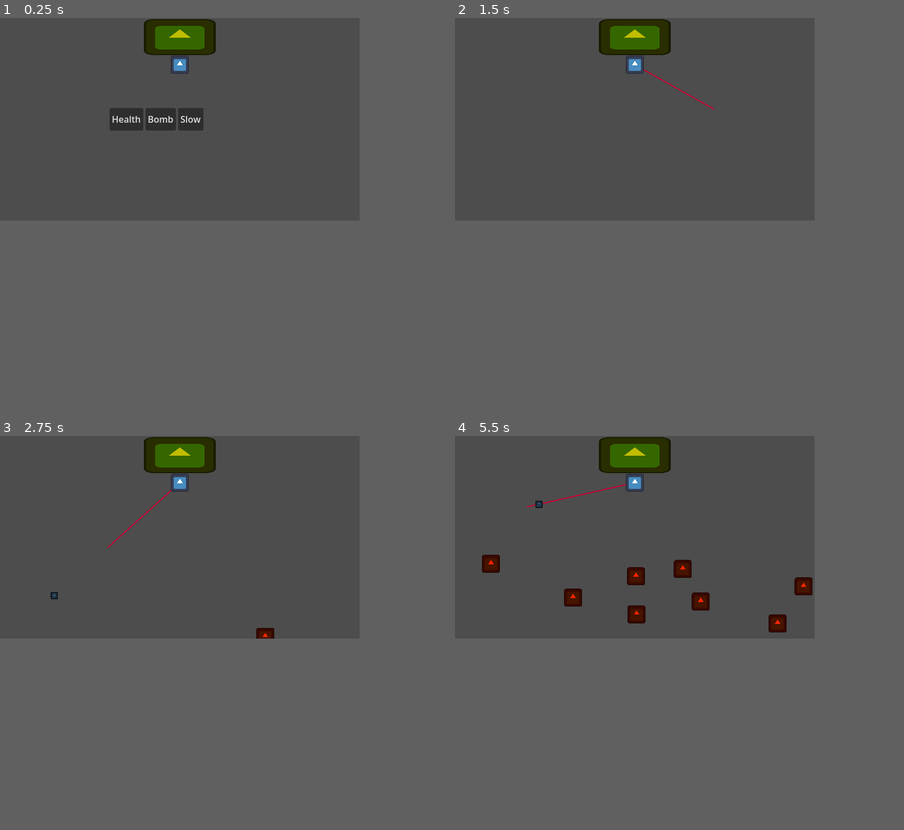
Above: before the commit, frames 1-4 (two rows, left to right).
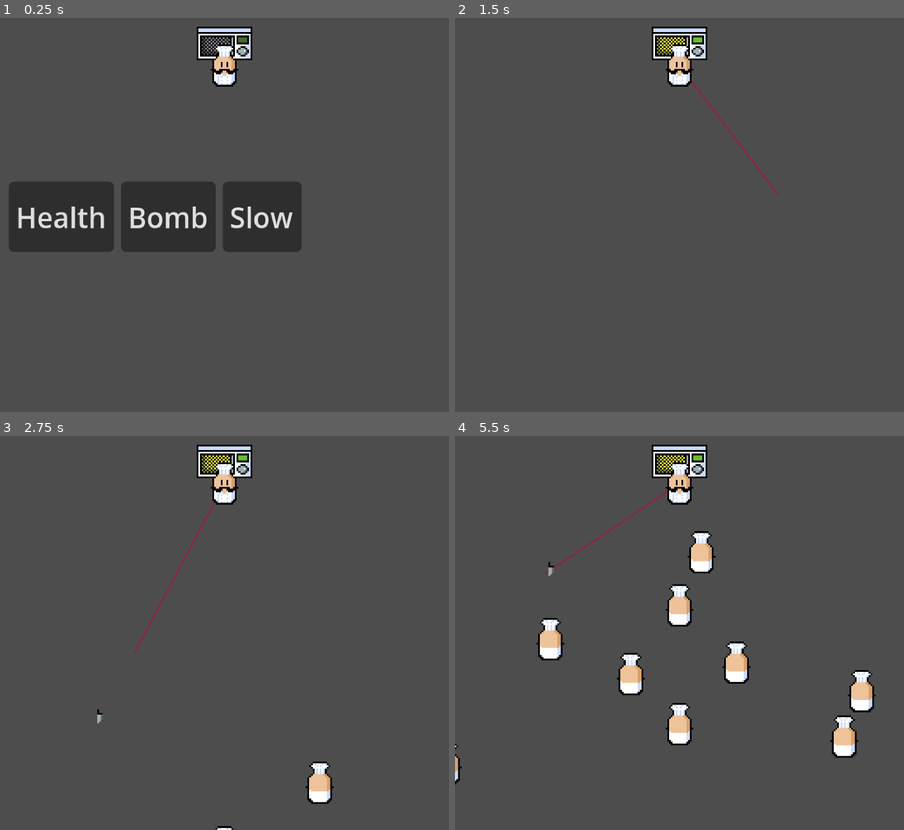
Above: after the commit, the same moments.

Repository: 1nderr/chef-mikes-final-stand
Game: Godot game, scene res://src/core/main.tscn
Two runs of this game, one before a commit and one after it. Both use one fixed random seed, a clock stepped at 60 frames per second and the inputs below. The engine's default icon, where the game draws it, is replaced by a stand-in: a white triangle on a blue panel in a dark square.
Inputs (mouse positions are in pixels of both pictures, inside the frame that each line leads up to):
- Up to frame 1 (0.25 s): no input
- Up to frame 2 (1.5 s): click "Health" at 0.5 s; tap Enter at 1.25 s; move the mouse to (715, 108) at 1.27 s; hold Right mouse button (bomb) from 1.28 s (still down)
- Up to frame 3 (2.75 s): tap Space at 2 s; move the mouse to (107, 546) at 2.02 s; release Right mouse button (bomb) at 2.03 s; click (107, 546) at 2.1 s
- Up to frame 4 (5.5 s): move the mouse to (670, 491) at 2.77 s; hold Right mouse button (bomb) 2.78-3.53 s; move the mouse to (616, 577) at 3.52 s; click (616, 577) at 3.6 s; move the mouse to (742, 566) at 4.27 s; hold Right mouse button (bomb) 4.28-5.03 s; move the mouse to (526, 506) at 5.02 s; click (526, 506) at 5.1 s
The window is 640x360 before the commit and 799x700 after it. Grey fills any space a smaller window leaves; there, only what the larger window draws over its background counts as a difference.

The runs differ from the first frame. In frame 1, 14% of the frame differs, in the area x 2-68%, y 0-60%; in frame 2, 2.8%; in frame 3, 3.6%; in frame 4, 8.6%.

Commit message:
make some assets

Diff:
--- a/project.godot
+++ b/project.godot
@@ -24,8 +24,8 @@
 
 [display]
 
-window/size/viewport_width=640
-window/size/viewport_height=360
+window/size/viewport_width=256
+window/size/viewport_height=224
 window/stretch/mode="canvas_items"
 window/stretch/aspect="expand"
 
--- a/src/core/main.tscn
+++ b/src/core/main.tscn
@@ -13,35 +13,39 @@
 process_mode = 1
 
 [node name="Player" parent="EntitiesRoot" unique_id=1572185499 instance=ExtResource("1_avv2o")]
-position = Vector2(0, -97)
+position = Vector2(0, -85)
 
 [node name="Microwave" parent="EntitiesRoot" unique_id=679489552 instance=ExtResource("2_x62ka")]
-position = Vector2(0, -146)
+position = Vector2(0, -100)
 
 [node name="Spawners" type="Node2D" parent="." unique_id=179981587]
 
 [node name="EnemySpawner" parent="Spawners" unique_id=737043293 instance=ExtResource("4_x62ka")]
-position = Vector2(-364, 108)
+position = Vector2(-153, 99)
 
 [node name="EnemySpawner3" parent="Spawners" unique_id=1104723305 instance=ExtResource("4_x62ka")]
-position = Vector2(365, 127)
+position = Vector2(154, 90)
 
 [node name="EnemySpawner4" parent="Spawners" unique_id=115077522 instance=ExtResource("4_x62ka")]
-position = Vector2(313, 211)
+position = Vector2(139, 128)
 
 [node name="EnemySpawner5" parent="Spawners" unique_id=933139979 instance=ExtResource("4_x62ka")]
-position = Vector2(174, 216)
+position = Vector2(68, 128)
 
 [node name="EnemySpawner6" parent="Spawners" unique_id=2043926692 instance=ExtResource("4_x62ka")]
-position = Vector2(4, 211)
+position = Vector2(0, 126)
 
 [node name="EnemySpawner7" parent="Spawners" unique_id=1350587417 instance=ExtResource("4_x62ka")]
-position = Vector2(-164, 208)
+position = Vector2(-56, 134)
 
 [node name="EnemySpawner8" parent="Spawners" unique_id=1550754081 instance=ExtResource("4_x62ka")]
-position = Vector2(-331, 196)
+position = Vector2(-119, 130)
 
 [node name="MicrowaveScreen" type="CanvasLayer" parent="." unique_id=475046930]
 process_mode = 2
 
 [node name="MicrowavePanel" parent="MicrowaveScreen" unique_id=1287453966 instance=ExtResource("3_ivtyw")]
+offset_left = 2.0
+offset_top = 1.0
+offset_right = 2.0
+offset_bottom = 1.0
--- a/src/entities/enemy/enemy.tscn
+++ b/src/entities/enemy/enemy.tscn
@@ -1,18 +1,22 @@
 [gd_scene format=3 uid="uid://c3aqbvkprra7g"]
 
-[ext_resource type="Texture2D" uid="uid://doylh1ggiaxri" path="res://icon.svg" id="1_toqcl"]
 [ext_resource type="Script" uid="uid://bqic8sqg4gmla" path="res://src/entities/enemy/enemy.gd" id="1_vg1v2"]
+[ext_resource type="Texture2D" uid="uid://tvswelausylq" path="res://assets/chef.png" id="2_yu70o"]
 [ext_resource type="Script" uid="uid://k8yocm51qn8r" path="res://src/components/hurtbox_component.gd" id="3_w1tau"]
 [ext_resource type="Script" uid="uid://cpcfjc7p1nry1" path="res://src/components/hitbox_component.gd" id="3_yu70o"]
 [ext_resource type="Script" uid="uid://cdml4ejpp07ir" path="res://src/components/health_component.gd" id="4_yu70o"]
 
 [sub_resource type="RectangleShape2D" id="RectangleShape2D_sn2t0"]
 
+[sub_resource type="AtlasTexture" id="AtlasTexture_y6j3k"]
+atlas = ExtResource("2_yu70o")
+region = Rect2(16, 0, 16, 24)
+
 [sub_resource type="SpriteFrames" id="SpriteFrames_sn2t0"]
 animations = [{
 "frames": [{
 "duration": 1.0,
-"texture": ExtResource("1_toqcl")
+"texture": SubResource("AtlasTexture_y6j3k")
 }],
 "loop": 0,
 "name": &"default",
@@ -20,13 +24,12 @@
 }]
 
 [sub_resource type="RectangleShape2D" id="RectangleShape2D_8n0i7"]
-size = Vector2(28, 30)
+size = Vector2(13, 17)
 
 [sub_resource type="RectangleShape2D" id="RectangleShape2D_215gw"]
-size = Vector2(28, 30)
+size = Vector2(13, 24)
 
 [node name="Enemy" type="CharacterBody2D" unique_id=727386105]
-modulate = Color(1, 0.14509805, 0, 1)
 script = ExtResource("1_vg1v2")
 
 [node name="CollisionShape2D" type="CollisionShape2D" parent="." unique_id=1274518723]
@@ -34,7 +37,6 @@
 disabled = true
 
 [node name="AnimatedSprite2D" type="AnimatedSprite2D" parent="." unique_id=263323871]
-scale = Vector2(0.25, 0.25)
 sprite_frames = SubResource("SpriteFrames_sn2t0")
 autoplay = "default"
 
@@ -44,6 +46,7 @@
 script = ExtResource("3_yu70o")
 
 [node name="CollisionShape2D" type="CollisionShape2D" parent="Hitbox" unique_id=393809733]
+position = Vector2(0.5, 3.5)
 shape = SubResource("RectangleShape2D_8n0i7")
 debug_color = Color(0.9947894, 0, 0.22385535, 0.41960785)
 
@@ -53,6 +56,7 @@
 script = ExtResource("3_w1tau")
 
 [node name="CollisionShape2D" type="CollisionShape2D" parent="Hurtbox" unique_id=1407879727]
+position = Vector2(0.5, 0)
 shape = SubResource("RectangleShape2D_215gw")
 debug_color = Color(0, 0.64757454, 0.200324, 0.41960785)
 
--- a/src/entities/microwave/microwave.gd
+++ b/src/entities/microwave/microwave.gd
@@ -3,21 +3,25 @@
 
 enum Item { HEALTH, BOMB, SLOW }
 
+@onready var sprite: AnimatedSprite2D = $AnimatedSprite2D
 @onready var timer: Timer = $Timer
 
 var _item: Item
 
 
 func _ready() -> void:
+	sprite.play("off")
 	timer.timeout.connect(_on_timer_timeout)
 	SignalBus.microwave_start.connect(_on_microwave_start)
 
 
 func _on_microwave_start(item: Item, wait_time: float) -> void:
+	sprite.play("on")
 	_item = item
 	timer.wait_time = wait_time
 	timer.start()
 
 
 func _on_timer_timeout() -> void:
+	sprite.play("off")
 	SignalBus.microwave_done.emit(_item)
--- a/src/entities/microwave/microwave.tscn
+++ b/src/entities/microwave/microwave.tscn
@@ -1,16 +1,32 @@
 [gd_scene format=3 uid="uid://bbjyd6vwadc07"]
 
 [ext_resource type="Script" uid="uid://gq5mvkfr8dag" path="res://src/entities/microwave/microwave.gd" id="1_26k0w"]
-[ext_resource type="Texture2D" uid="uid://doylh1ggiaxri" path="res://icon.svg" id="1_qm4rb"]
+[ext_resource type="Texture2D" uid="uid://jqhloiy1iq61" path="res://assets/microwave.png" id="2_h2un8"]
+
+[sub_resource type="AtlasTexture" id="AtlasTexture_h2un8"]
+atlas = ExtResource("2_h2un8")
+region = Rect2(0, 0, 32, 24)
+
+[sub_resource type="AtlasTexture" id="AtlasTexture_38xgv"]
+atlas = ExtResource("2_h2un8")
+region = Rect2(32, 0, 32, 24)
 
 [sub_resource type="SpriteFrames" id="SpriteFrames_sn2t0"]
 animations = [{
 "frames": [{
 "duration": 1.0,
-"texture": ExtResource("1_qm4rb")
+"texture": SubResource("AtlasTexture_h2un8")
 }],
 "loop": 0,
-"name": &"default",
+"name": &"off",
+"speed": 5.0
+}, {
+"frames": [{
+"duration": 1.0,
+"texture": SubResource("AtlasTexture_38xgv")
+}],
+"loop": 0,
+"name": &"on",
 "speed": 5.0
 }]
 
@@ -18,10 +34,9 @@
 script = ExtResource("1_26k0w")
 
 [node name="AnimatedSprite2D" type="AnimatedSprite2D" parent="." unique_id=2095432198]
-modulate = Color(0.7529412, 0.7372549, 0, 1)
-scale = Vector2(1, 0.5)
 sprite_frames = SubResource("SpriteFrames_sn2t0")
-autoplay = "default"
+animation = &"on"
+autoplay = "off"
 
 [node name="Timer" type="Timer" parent="." unique_id=1098042126]
 one_shot = true
--- a/src/entities/player/player.tscn
+++ b/src/entities/player/player.tscn
@@ -1,18 +1,22 @@
 [gd_scene format=3 uid="uid://dhlh0fe0111xw"]
 
-[ext_resource type="Texture2D" uid="uid://doylh1ggiaxri" path="res://icon.svg" id="1_4m8ck"]
 [ext_resource type="Script" uid="uid://cluuulpuqt5ht" path="res://src/entities/player/player.gd" id="1_muk8e"]
 [ext_resource type="PackedScene" uid="uid://cwwfm4t5qrv4v" path="res://src/entities/weapons/aim_line.tscn" id="1_vt6n5"]
 [ext_resource type="PackedScene" uid="uid://dxj77fhnyeg1t" path="res://src/entities/weapons/bullet.tscn" id="2_wrxq6"]
 [ext_resource type="PackedScene" uid="uid://d2dl27hml1ywm" path="res://src/entities/weapons/bomb.tscn" id="3_oih67"]
+[ext_resource type="Texture2D" uid="uid://tvswelausylq" path="res://assets/chef.png" id="4_oih67"]
 [ext_resource type="Script" uid="uid://k8yocm51qn8r" path="res://src/components/hurtbox_component.gd" id="5_0mfjg"]
 [ext_resource type="Script" uid="uid://cdml4ejpp07ir" path="res://src/components/health_component.gd" id="6_oih67"]
+
+[sub_resource type="AtlasTexture" id="AtlasTexture_eb65w"]
+atlas = ExtResource("4_oih67")
+region = Rect2(0, 0, 16, 24)
 
 [sub_resource type="SpriteFrames" id="SpriteFrames_sn2t0"]
 animations = [{
 "frames": [{
 "duration": 1.0,
-"texture": ExtResource("1_4m8ck")
+"texture": SubResource("AtlasTexture_eb65w")
 }],
 "loop": 0,
 "name": &"default",
@@ -20,7 +24,7 @@
 }]
 
 [sub_resource type="RectangleShape2D" id="RectangleShape2D_sn2t0"]
-size = Vector2(28, 28)
+size = Vector2(10, 12)
 
 [node name="Player" type="Node2D" unique_id=1572185499 groups=["player"]]
 z_index = 2
@@ -29,7 +33,6 @@
 bomb_scene = ExtResource("3_oih67")
 
 [node name="AnimatedSprite2D" type="AnimatedSprite2D" parent="." unique_id=497497303]
-scale = Vector2(0.25, 0.25)
 sprite_frames = SubResource("SpriteFrames_sn2t0")
 autoplay = "default"
 
@@ -41,11 +44,12 @@
 script = ExtResource("5_0mfjg")
 
 [node name="CollisionShape2D" type="CollisionShape2D" parent="Hurtbox" unique_id=2084262555]
+position = Vector2(0, 3)
 shape = SubResource("RectangleShape2D_sn2t0")
 debug_color = Color(0.114793606, 0.6490636, 0, 0.41960785)
 
 [node name="CooldownTimer" type="Timer" parent="." unique_id=443058346]
-wait_time = 0.1
+wait_time = 0.25
 one_shot = true
 
 [node name="HealthComponent" type="Node" parent="." unique_id=1277235068]
--- a/src/entities/weapons/aim_line.tscn
+++ b/src/entities/weapons/aim_line.tscn
@@ -4,8 +4,8 @@
 
 [node name="AimLine" type="Line2D" unique_id=381144997]
 z_index = -1
-width = 2.0
-default_color = Color(0.7860494, 0, 0.20763028, 1)
+width = 1.0
+default_color = Color(0.78431374, 0, 0.20784314, 0.47058824)
 script = ExtResource("1_j2ul4")
 
 [node name="RayCast2D" type="RayCast2D" parent="." unique_id=1807259462]
--- a/src/entities/weapons/bullet.tscn
+++ b/src/entities/weapons/bullet.tscn
@@ -1,24 +1,23 @@
 [gd_scene format=3 uid="uid://dxj77fhnyeg1t"]
 
-[ext_resource type="Script" uid="uid://d6wp6okwnrd8" path="res://src/entities/weapons/bullet.gd" id="1_y0kvl"]
-[ext_resource type="Texture2D" uid="uid://doylh1ggiaxri" path="res://icon.svg" id="2_ylysl"]
-[ext_resource type="Script" uid="uid://cpcfjc7p1nry1" path="res://src/components/hitbox_component.gd" id="3_ylysl"]
+[ext_resource type="Script" uid="uid://d6wp6okwnrd8" path="res://src/entities/weapons/bullet.gd" id="1_wu4d6"]
+[ext_resource type="Texture2D" uid="uid://cvsf8xbjycpgl" path="res://assets/knife.png" id="2_wu4d6"]
+[ext_resource type="Script" uid="uid://cpcfjc7p1nry1" path="res://src/components/hitbox_component.gd" id="3_v0ta4"]
 
 [sub_resource type="RectangleShape2D" id="RectangleShape2D_sn2t0"]
 size = Vector2(12, 12)
 
 [sub_resource type="RectangleShape2D" id="RectangleShape2D_215gw"]
-size = Vector2(12, 12)
+size = Vector2(5, 10)
 
 [node name="Bullet" type="AnimatableBody2D" unique_id=1575048941]
-modulate = Color(0.39232534, 0.39232537, 0.39232534, 1)
 z_index = 1
-script = ExtResource("1_y0kvl")
-speed = 500.0
+script = ExtResource("1_wu4d6")
+speed = 250.0
 
 [node name="Sprite2D" type="Sprite2D" parent="." unique_id=1505990148]
-scale = Vector2(0.1, 0.1)
-texture = ExtResource("2_ylysl")
+texture = ExtResource("2_wu4d6")
+flip_v = true
 
 [node name="CollisionShape2D" type="CollisionShape2D" parent="." unique_id=2016134305]
 shape = SubResource("RectangleShape2D_sn2t0")
@@ -42,9 +41,9 @@
 [node name="Hitbox" type="Area2D" parent="." unique_id=619647344]
 collision_layer = 0
 collision_mask = 4
-script = ExtResource("3_ylysl")
+script = ExtResource("3_v0ta4")
 
 [node name="CollisionShape2D" type="CollisionShape2D" parent="Hitbox" unique_id=83985470]
+position = Vector2(-0.5, 0)
 shape = SubResource("RectangleShape2D_215gw")
-one_way_collision = true
 debug_color = Color(0.99552256, 0, 0.21176422, 0.41960785)
Binary file added: assets/chef.png
Not shown, added: assets/chef.png.import
Binary file added: assets/icecream.png
Not shown, added: assets/icecream.png.import
Binary file added: assets/knife.png
Not shown, added: assets/knife.png.import
Binary file added: assets/microwave.png
Not shown, added: assets/microwave.png.import
Binary file added: assets/pizza.png
Not shown, added: assets/pizza.png.import
Binary file added: assets/popcorn.png
Not shown, added: assets/popcorn.png.import
